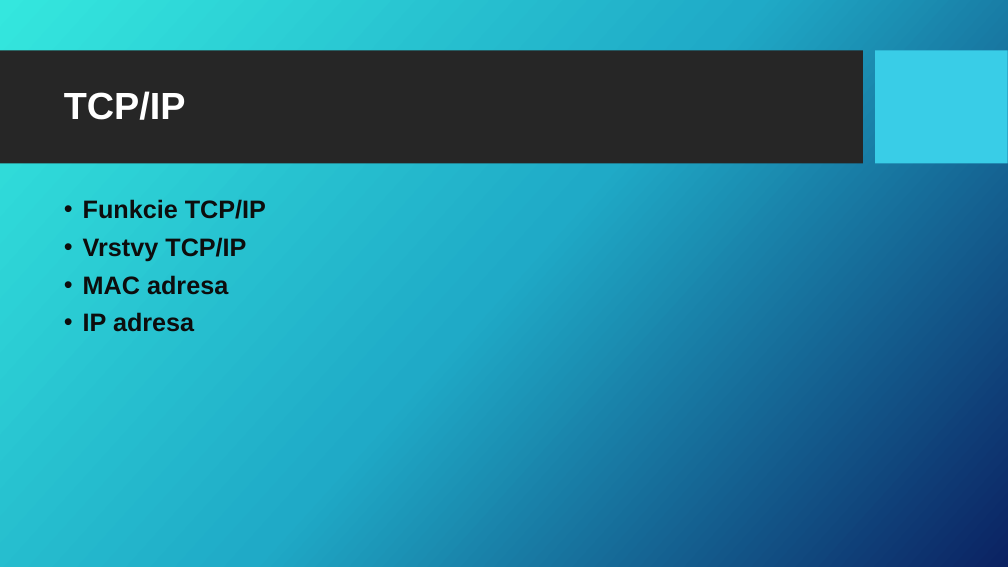
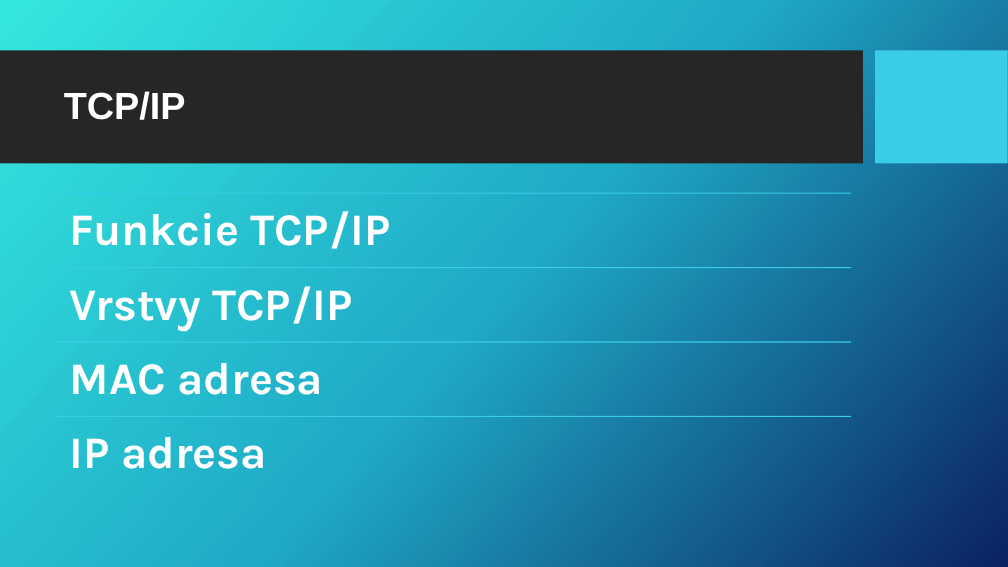
Before and after one commit to GooseNeck22/Tomas-Partl-RP, a slide deck: slide 4 of rocnikova praca prezentacia partl.pptx (slide 3 before the commit). Drawn at 1008x567 pixels with LibreOffice and Linux fonts; fonts in the diff are those of the drawing; background and template pictures are left out. Boxes give left, top, right and bottom in pixels: in the first picture for what was removed or moved away, otherwise in the second. Text is boxed around its words. In the diff, an @@ line names an element or a change of style, - is before the commit and + after.

```diff
--- a/rocnikova praca prezentacia partl.pptx
+++ b/rocnikova praca prezentacia partl.pptx
@@ text removed at <box>83,199,266,332</box> @@
-• Funkcie TCP/IP
-• Vrstvy TCP/IP
-• MAC adresa
-• IP adresa
@@ group added at <box>56,194,851,469</box>: 4 lines, 4 texts @@
+Funkcie TCP/IP
+Vrstvy TCP/IP
+MAC adresa
+IP adresa
```
Also in this commit, not shown: 8 other slides changed, 1 slide added.
